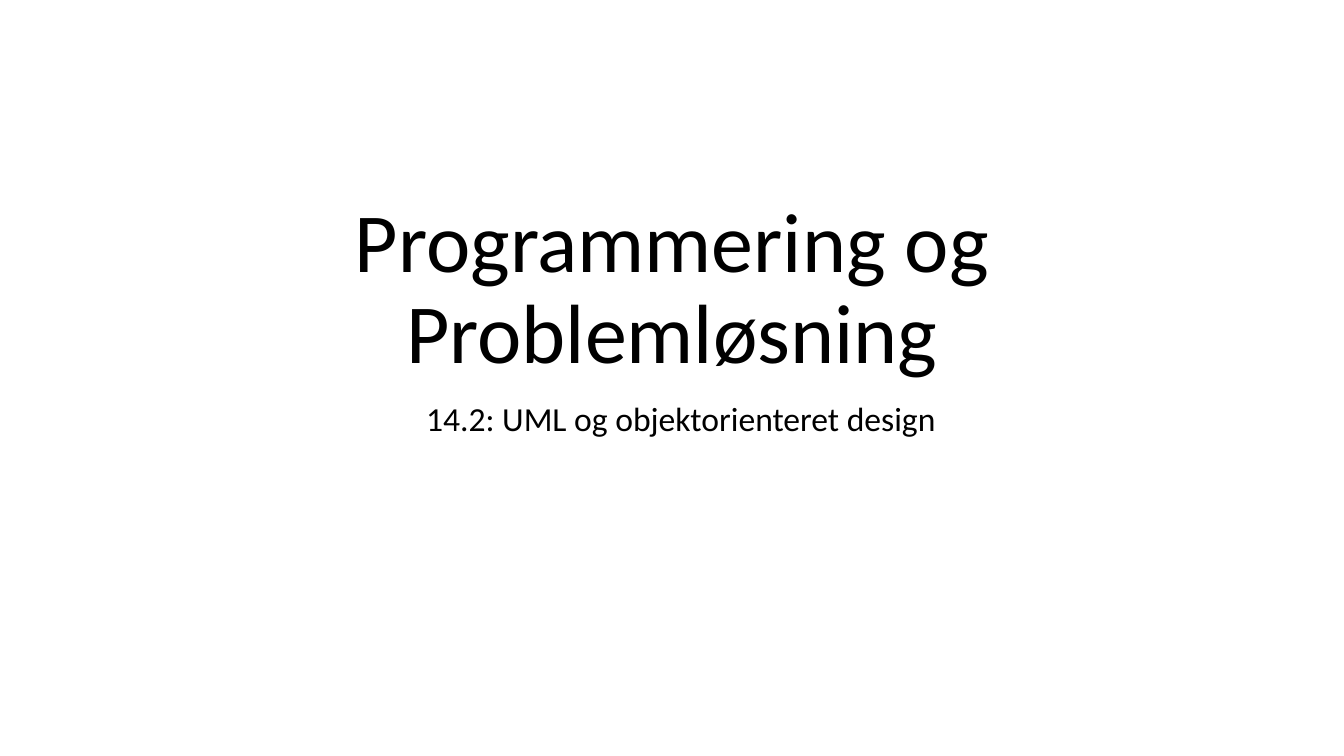
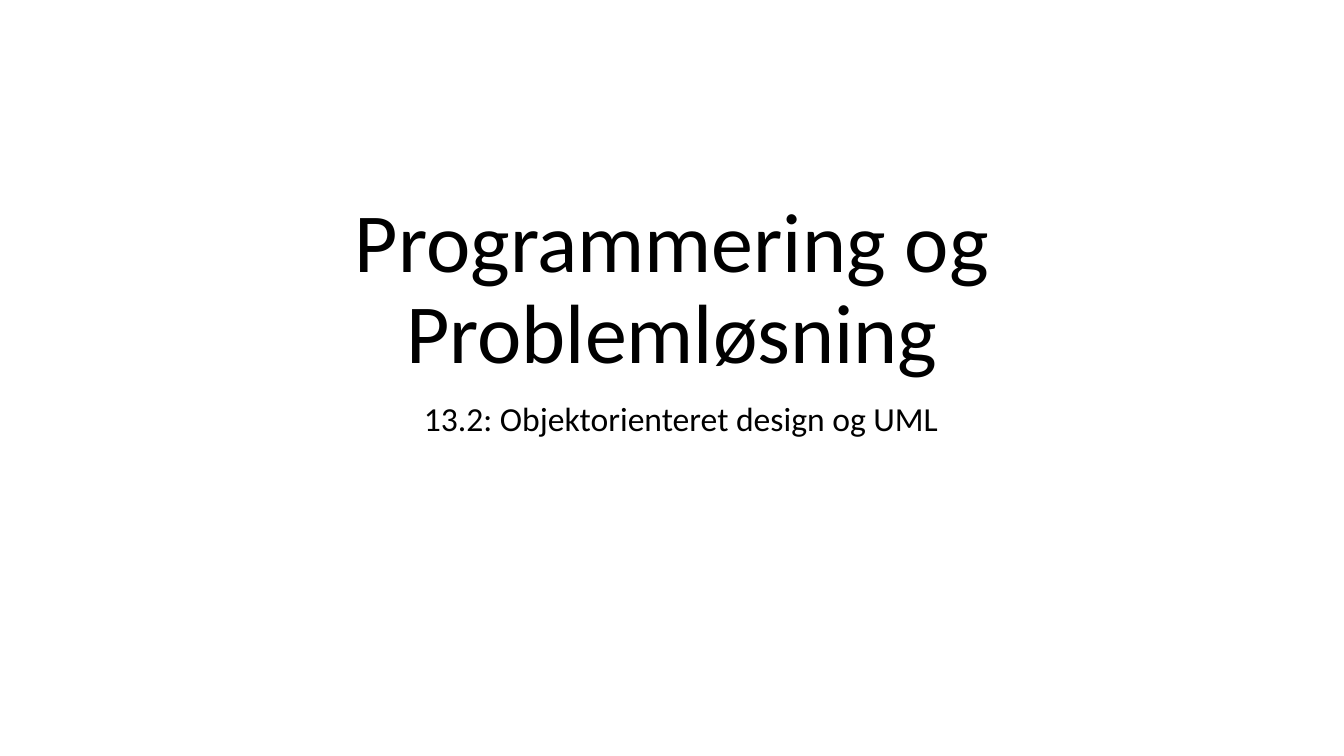
Before and after one commit to fisterloegsovs/pop22, a slide deck: slide 1 of lectures/13.1-3/lecture13.2.pptx. Drawn at 1344x756 pixels with LibreOffice and Linux fonts; fonts in the diff are those of the drawing. Boxes give left, top, right and bottom in pixels: in the first picture for what was removed or moved away, otherwise in the second. Text is boxed around its words. In the diff, an @@ line names an element or a change of style, - is before the commit and + after.

Commit message:
lecture 13.1 done

```diff
--- a/lectures/13.1-3/lecture13.2.pptx
+++ b/lectures/13.1-3/lecture13.2.pptx
@@ subtitle at (424, 407, 937, 437): text changed @@
-14.2: UML og objektorienteret design
+13.2: Objektorienteret design og UML
```
Also in this commit, not shown: 9 slides added, 5 other files.
